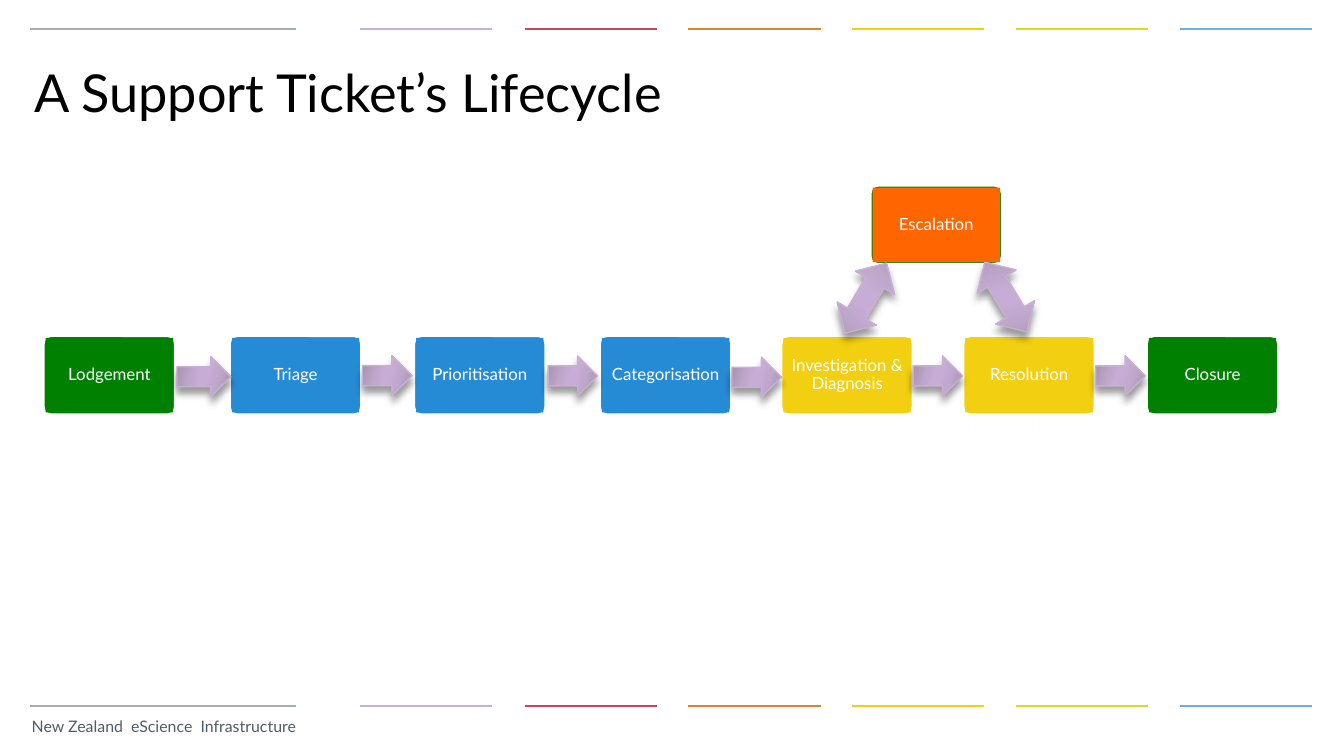
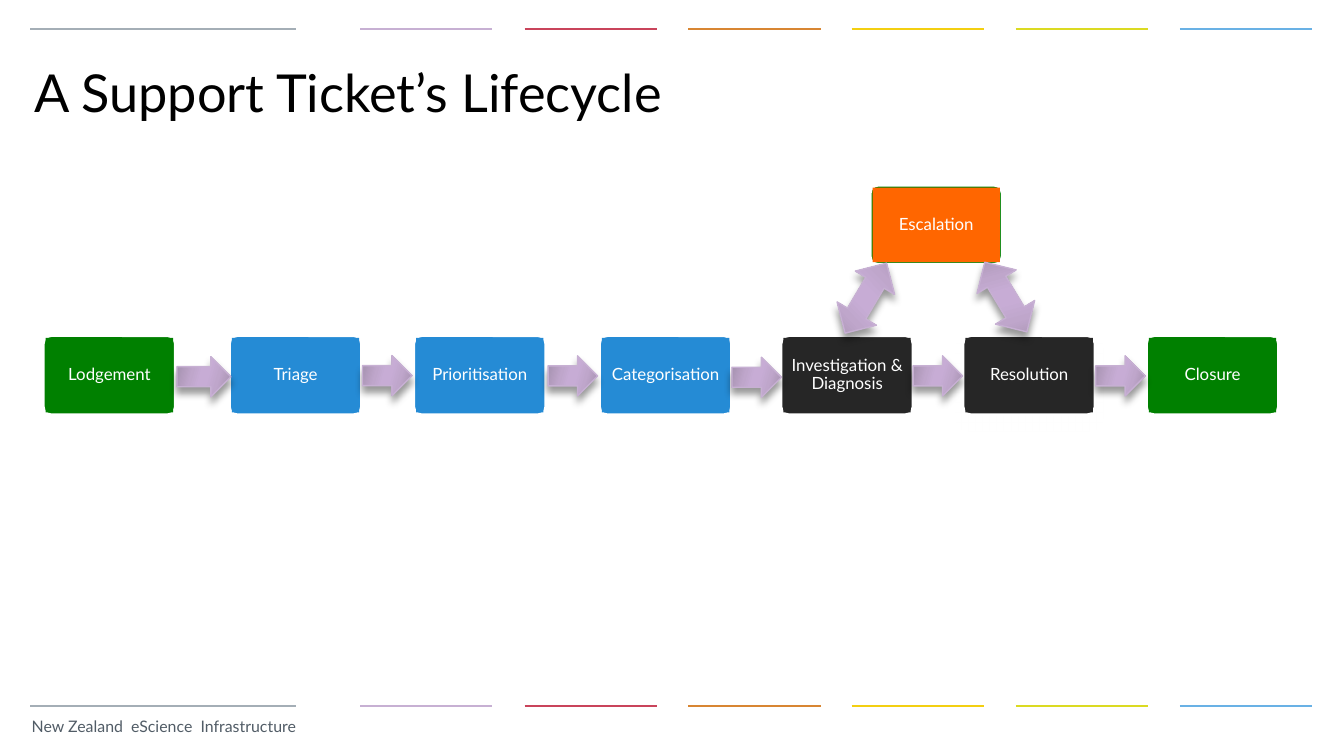
Before and after one commit to nesi/eResearch-NZ-2015, a slide deck: slide 4 of NeSI_I_Have_a Problem_and_I_Need_Support/NeSI_Service_Desk.pptx. Drawn at 1344x756 pixels with LibreOffice and Linux fonts; fonts in the diff are those of the drawing; background and template pictures are left out. Boxes give left, top, right and bottom in pixels: in the first picture for what was removed or moved away, otherwise in the second. Text is boxed around its words. In the diff, an @@ line names an element or a change of style, - is before the commit and + after.

Commit message:
Minor colour changes.

```diff
--- a/NeSI_I_Have_a Problem_and_I_Need_Support/NeSI_Service_Desk.pptx
+++ b/NeSI_I_Have_a Problem_and_I_Need_Support/NeSI_Service_Desk.pptx
@@ fill #F3CF11 to #262626 in 4 elements at box(784, 337, 911, 411), box(965, 337, 1093, 411), box(781, 336, 913, 415), box(964, 336, 1095, 415) @@
```
Also in this commit, not shown: 2 other slides changed.
